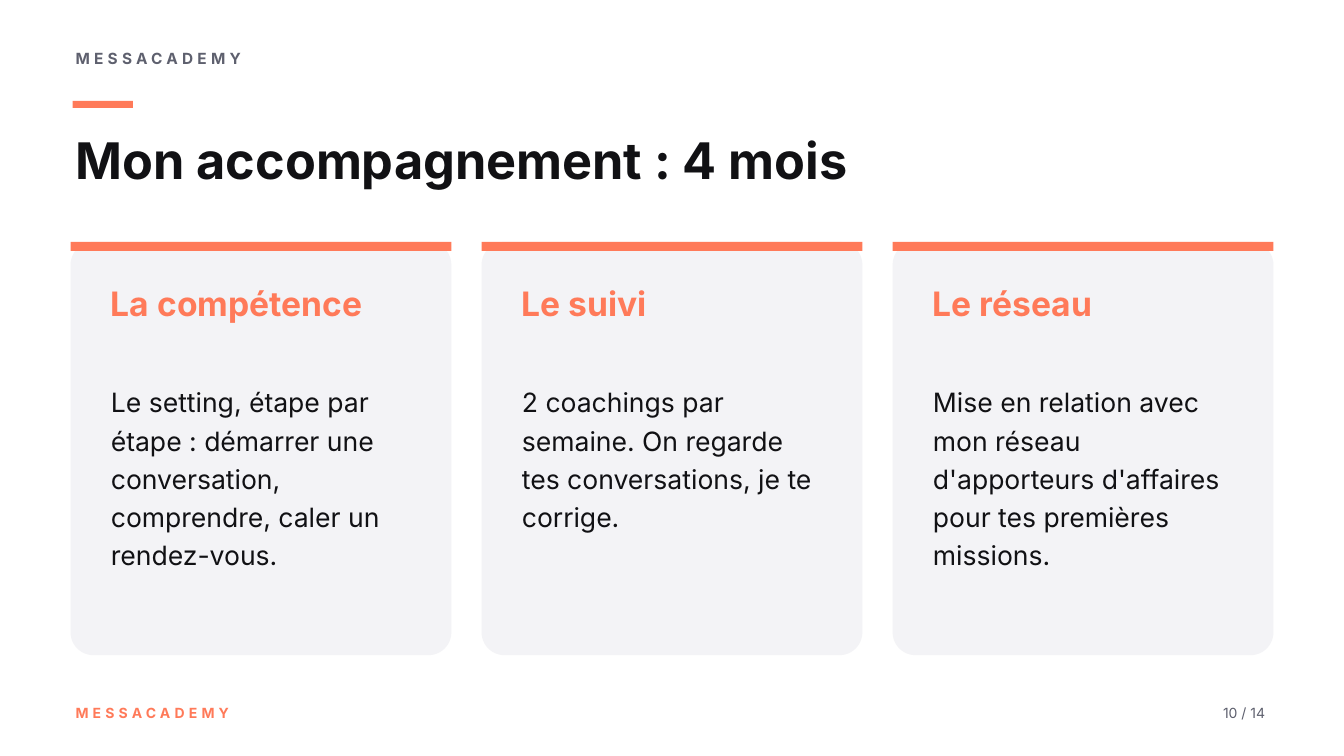
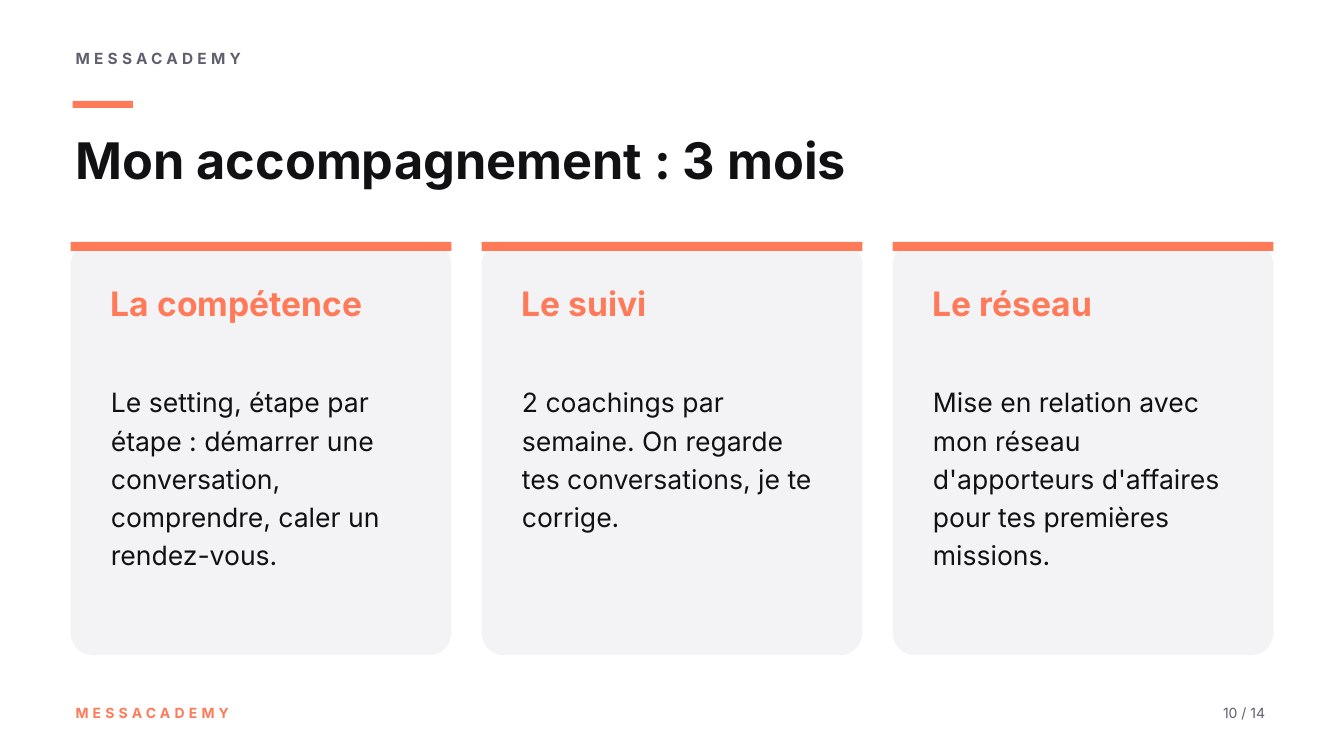
Before and after one commit to mouradmessaoudi761-web/prompteur-camera, a slide deck: slide 10 of vsp-diapos/Diapositives - Avant notre appel.pptx. Drawn at 1344x756 pixels with LibreOffice and Linux fonts; fonts in the diff are those of the drawing. Boxes give left, top, right and bottom in pixels: in the first picture for what was removed or moved away, otherwise in the second. Text is boxed around its words. In the diff, an @@ line names an element or a change of style, - is before the commit and + after.

```diff
--- a/vsp-diapos/Diapositives - Avant notre appel.pptx
+++ b/vsp-diapos/Diapositives - Avant notre appel.pptx
@@ text at [76,140,846,190]: text changed @@
-Mon accompagnement : 4 mois
+Mon accompagnement : 3 mois
```
Also in this commit, not shown: 3 other slides changed, 12 other files.
